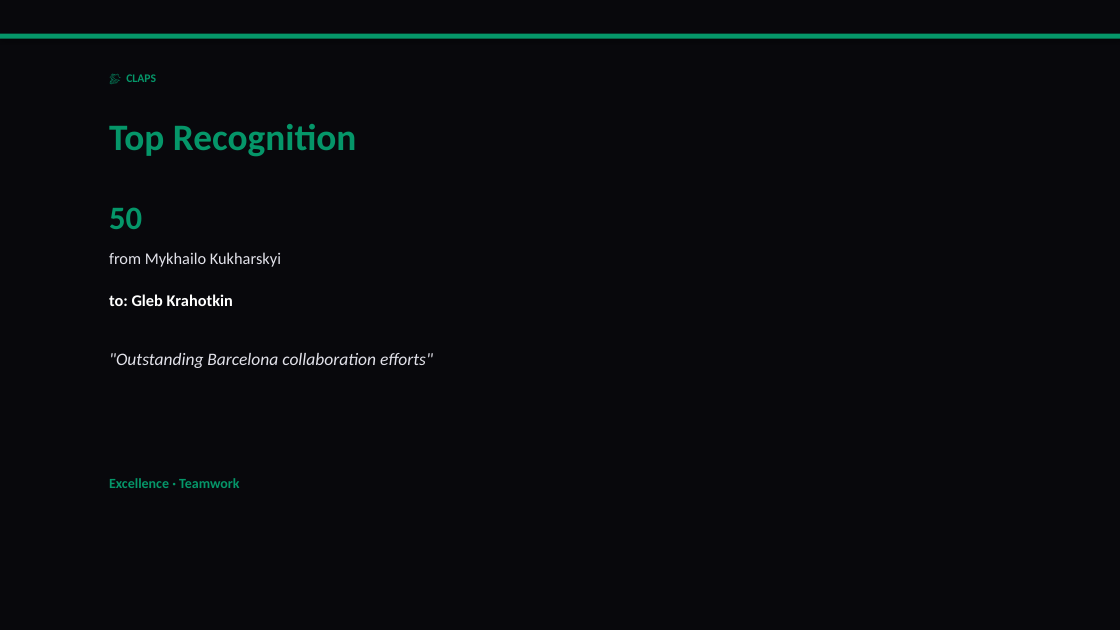
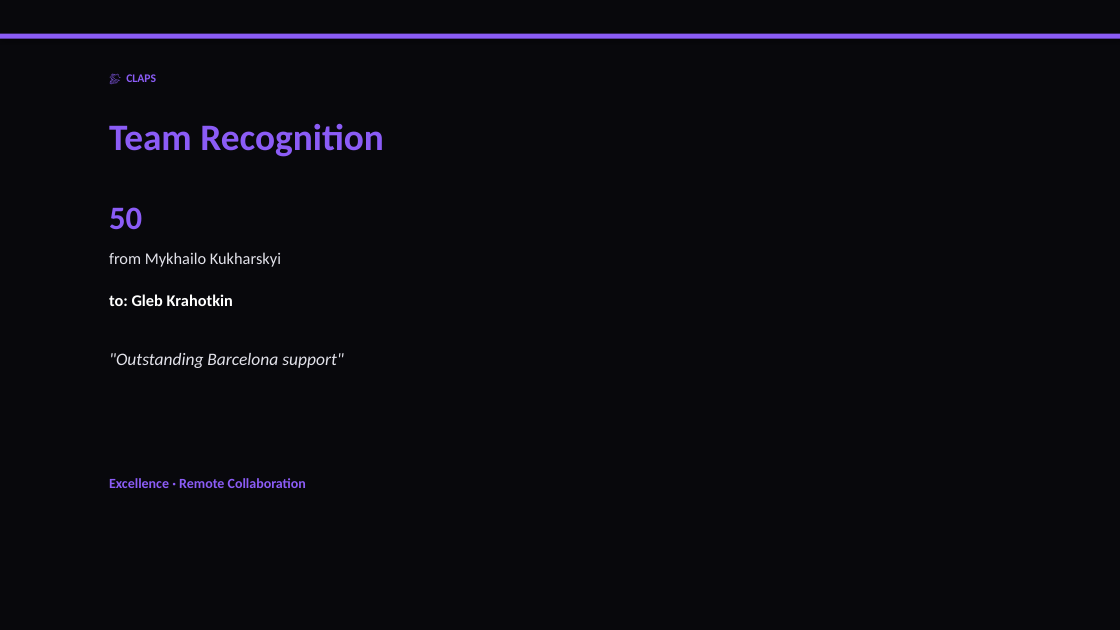
Before and after one commit to liliyagarifullina-maker/appodeal-pulse, a slide deck: slide 3 of data/archive/pulse_2026-03-15.pptx. Drawn at 1120x630 pixels with LibreOffice and Linux fonts; fonts in the diff are those of the drawing. Boxes give left, top, right and bottom in pixels: in the first picture for what was removed or moved away, otherwise in the second. Text is boxed around its words. In the diff, an @@ line names an element or a change of style, - is before the commit and + after.

```diff
--- a/data/archive/pulse_2026-03-15.pptx
+++ b/data/archive/pulse_2026-03-15.pptx
@@ rectangle at (0, 34, 1120, 39): fill #059669 to #8B5CF6 @@
@@ text "👏 CLAPS" at (126, 74, 156, 82): text colour #059669 to #8B5CF6 @@
@@ text at (109, 123, 384, 157): text changed; text colour #059669 to #8B5CF6 @@
-Top Recognition
+Team Recognition
@@ text "50" at (109, 207, 142, 230): text colour #059669 to #8B5CF6 @@
@@ text at (109, 353, 344, 368): text changed @@
-"Outstanding Barcelona collaboration efforts"
+"Outstanding Barcelona support"
@@ text at (109, 478, 306, 488): text changed; text colour #059669 to #8B5CF6 @@
-Excellence · Teamwork
+Excellence · Remote Collaboration
```
Also in this commit, not shown: 9 other slides changed, 14 slides added, 5 slides removed, 2 other files.
